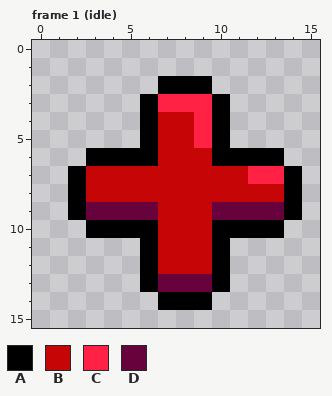
A pixel-art file gets an edit: libs/game-client/assets/ui{m}/summon-cost-hp.aseprite. Above, as it was before the edit.
16x16 pixels, 2 frames. Shown: frame 1 (idle).
Palette (. is transparent): A #000000  B #c60606  C #ff2245  D #67023d
Pixels before, frame 1 (idle), first column x 2:
 2 .....AAA.....
 3 ....ACCCA....
 4 ....ABBCA....
 5 ....ABBCA....
 6 .AAAABBBAAAA.
 7 ABBBBBBBBBCCA
 8 ABBBBBBBBBBBA
 9 ADDDDBBBDDDDA
10 .AAAABBBAAAA.
11 ....ABBBA....
12 ....ABBBA....
13 ....ADDDA....
14 .....AAA.....
The result:
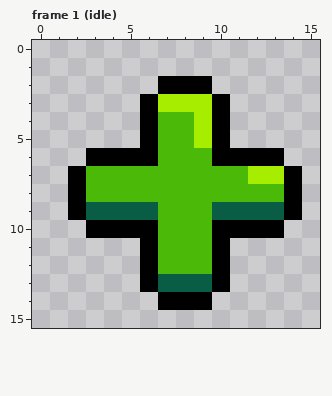
Change:
Colour B changes from #c60606 to #4ab907.
Colour C changes from #ff2245 to #a7ed00.
Colour D changes from #67023d to #0a5d45.
Boxes around the changes in both pictures, in picture pixels (x1, y1, x2, y2):
changed: (86, 94, 284, 292)
